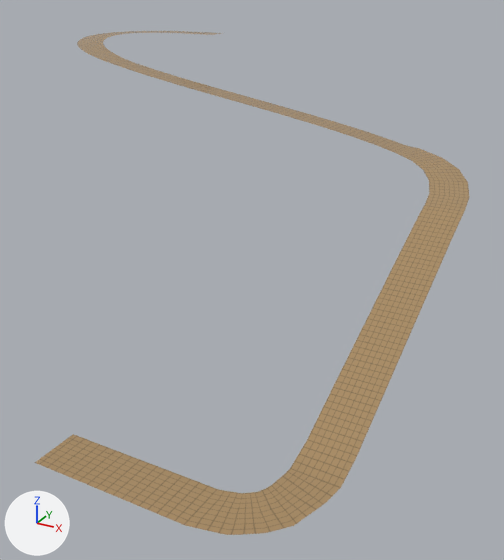
Renders of the FBX model Assets/_project/Art/Models/CityTrackGeometry/CityTrackRoad.fbx from each side of a commit.
Before and after are seen from a 50 mm lens placed at (162.0, -348.0, 29.0), pointed at (41.0, -128.0, -81.0). Arrows for +X, +Y and +Z are at lower left; the lights stay in place. Where no turn or scale is listed for an object, it has been applied to the vertices.

The scene before the commit, as lines of its bpy script (objects in view):
```python
me_mesh = bpy.data.meshes.new('Mesh')
me_mesh.from_pydata(...)  # 724 vertices, 480 faces; spans x -104.0..116.0, y -247.0..-10.0, z -86.0..0.0
me_mesh.materials.append(mat_material__45)  # picture img_tileable_square_defaultmaterial_albedotransparency_png
ob_object001 = bpy.data.objects.new('Object001', me_mesh)
ob_object001.location = (0.0, 0.0, 0.0)
```
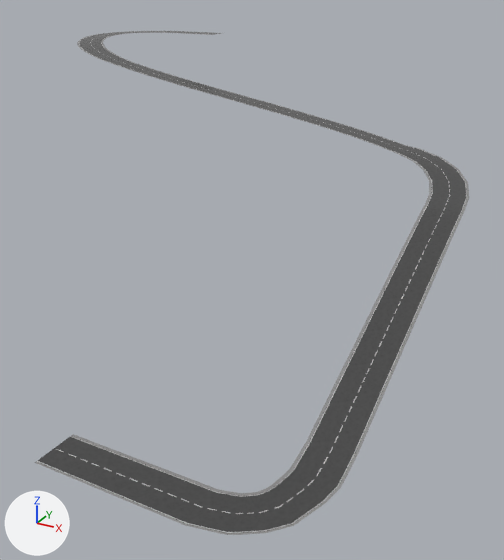
Where the newer file only moved an object's origin or applied its transform, the numbers keep the older frame.

Boxes [x1, y1, x2, y2] around the edits, measured in the pictures (504 x 560 px):
'Object001', recoloured (brown to grey): [35, 31, 469, 535] in both

Edits to the bpy script that builds the scene:
```text
Add img_cityroad_defaultmaterial_albedotransparency_png:
    img_cityroad_defaultmaterial_albedotransparency_png = load_image('CityRoad_DefaultMaterial_AlbedoTransparency.png', '../../Materials/TileableMaterials/CityTrackRoadTile/CityRoad_DefaultMaterial_AlbedoTransparency.png', 2048, 2048, 'sRGB')
Add mat_material__48:
    mat_material__48 = principled_material('Material #48')
    mat_material__48.texture = img_cityroad_defaultmaterial_albedotransparency_png
    mat_material__48.roughness = 0.2
Change me_mesh:
    where me_mesh.from_pydata(...)  # 724 vertices, 480 faces; spans x -104.0..116.0, y -247.0..-10.0, z -86.0..0.0
    remove me_mesh.materials.append(mat_material__45)  # picture img_tileable_square_defaultmaterial_albedotransparency_png
    add me_mesh.materials.append(mat_material__48)  # picture img_cityroad_defaultmaterial_albedotransparency_png
```
